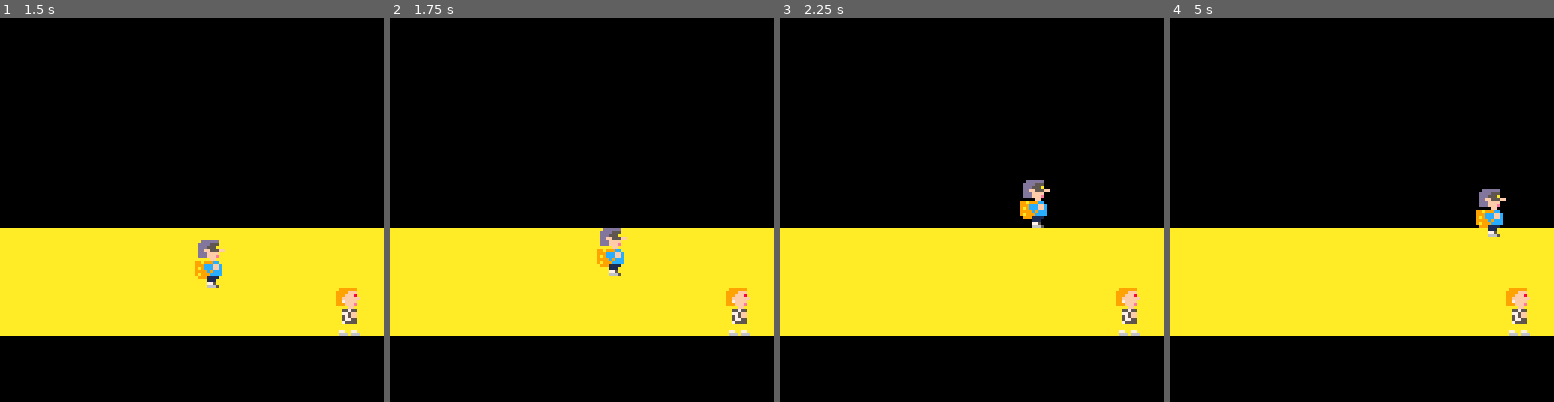
Above: before the commit, frames 1-4 (left to right).
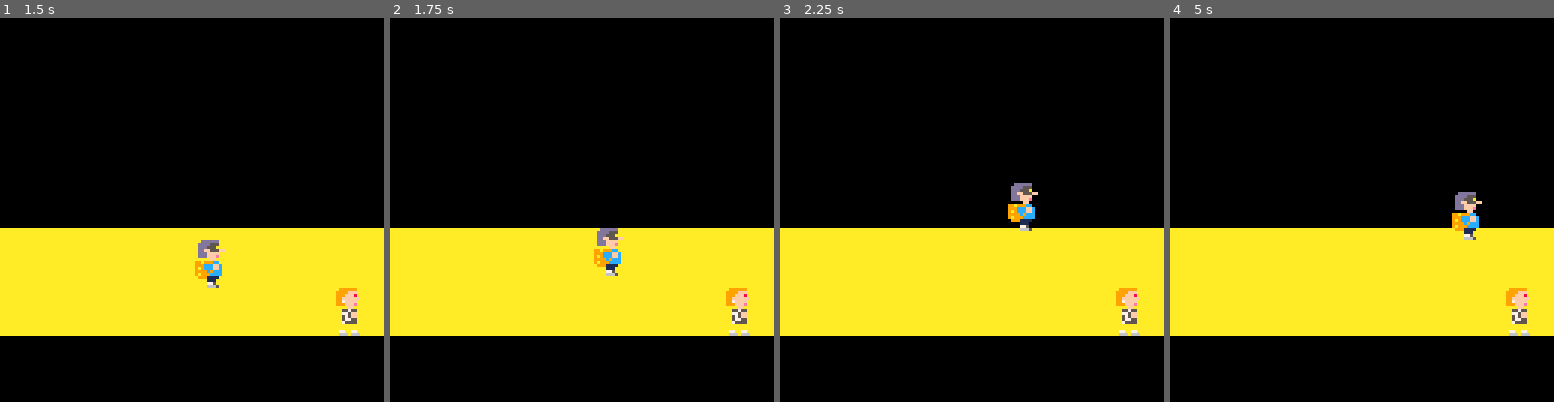
Above: after the commit, the same moments.

Repository: pablonauta/laboratorio2
Game: PICO-8 cartridge test.p8
The game is run twice, just before and just after one commit, with the same random seed, the same clock (stepped at 60 frames per second) and the same inputs.
Inputs:
- Up to frame 1 (1.5 s): tap O (Z key) at 0.7 s
- Up to frame 2 (1.75 s): hold Right from 1.6 s (still down); tap O (Z key) at 1.7 s
- Up to frame 3 (2.25 s): release Right at 2.1 s; tap O (Z key) at 2.1 s; hold Up from 2.15 s (still down)
- Up to frame 4 (5 s): release Up at 2.42 s; hold Right 2.47-3.03 s; tap O (Z key) every 0.4 s from 2.5 to 4.9 s; hold Left 3.08-3.58 s; hold Down 3.63-3.97 s; hold Right 4.02-4.68 s; hold Up from 4.73 s (still down)

Frame 1 is identical in both runs. In frame 2, 0.4% of the frame differs, in the area x 53-62%, y 54-68%; in frame 3, 1.0%; in frame 4, 1.3%, in the area x 73-88%, y 44-58%.

Commit message:
sistema de movimiento nuevo con cambios

Diff:
--- a/test.p8
+++ b/test.p8
@@ -71,8 +71,6 @@
 
 end
 -->8
--- entidad
-
 function make_entidad()
 
  local e={}
@@ -80,11 +78,18 @@
  e.x=0
  e.y=0
  e.z=0
+
+ e.dx=0
+ e.dy=0
+
+ e.vel=1
+
  e.flip=false
-
  e.spr=1
 
  e.upd=function()
+  e.x+=e.dx
+  e.y+=e.dy
  end
 
  e.drw=function()
@@ -100,71 +105,83 @@
 -- jugador
 
 function make_jugador()
-	local j=make_entidad()
-
-	j.ancho=16
-	j.alto=16
-
-	j.x=64
-	j.y=90
-
-
-	j.vz=0
-
-	j.salto=4
-	j.gravedad=0.4
-
-
-
-	j.upd=function()
-
-	 if btn(0) then
- 		j.x-=1
- 		j.flip=true
-		end
-	 if btn(1) then
- 		j.x+=1
- 		j.flip=false
-		end
-
-	 if btn(2) then j.y-=1 end
-	 if btn(3) then j.y+=1 end
-
-	 if j.x<0 then
-		 j.x=0
-	 end
-
-	 if j.x>mundo.ancho-j.ancho then
-		 j.x=mundo.ancho-j.ancho
-	 end
-
-	 if j.y<mundo.y_min then
-		 j.y=mundo.y_min
-	 end
-
-	 if j.y>mundo.y_max then
-		 j.y=mundo.y_max
-	 end
-
-	 if btnp(4) and j.z==0 then
-		 j.vz=j.salto
-	 end
-
-	 j.z+=j.vz
-	 j.vz-=j.gravedad
-
-	 if j.z<0 then
-		 j.z=0
-		 j.vz=0
-	 end
+
+ local j=make_entidad()
+
+ j.ancho=16
+ j.alto=16
+
+ j.x=64
+ j.y=90
+
+ j.vel=0.8
+
+ j.vz=0
+ j.salto=4
+ j.gravedad=0.4
+
+ local upd_base=j.upd
+
+ j.upd=function()
+
+  j.dx=0
+  j.dy=0
+
+  if btn(0) then
+   j.dx=-j.vel
+   j.flip=true
+  end
+
+  if btn(1) then
+   j.dx=j.vel
+   j.flip=false
+  end
+
+  if btn(2) then
+   j.dy=-j.vel
+  end
+
+  if btn(3) then
+   j.dy=j.vel
+  end
+
+  upd_base()
+
+  if j.x<0 then
+   j.x=0
+  end
+
+  if j.x>mundo.ancho-j.ancho then
+   j.x=mundo.ancho-j.ancho
+  end
+
+  if j.y<mundo.y_min then
+   j.y=mundo.y_min
+  end
+
+  if j.y>mundo.y_max then
+   j.y=mundo.y_max
+  end
+
+  if btnp(4) and j.z==0 then
+   j.vz=j.salto
+  end
+
+  j.z+=j.vz
+  j.vz-=j.gravedad
+
+  if j.z<0 then
+   j.z=0
+   j.vz=0
+  end
 
  end
 
-	j.drw=function()
-	 spr(j.spr,j.x,j.y-j.alto-j.z,2,2,j.flip)
+ j.drw=function()
+  spr(j.spr, j.x, j.y-j.alto-j.z,2,2,j.flip)
  end
 
-	return j
+ return j
 
 end
 -->8
